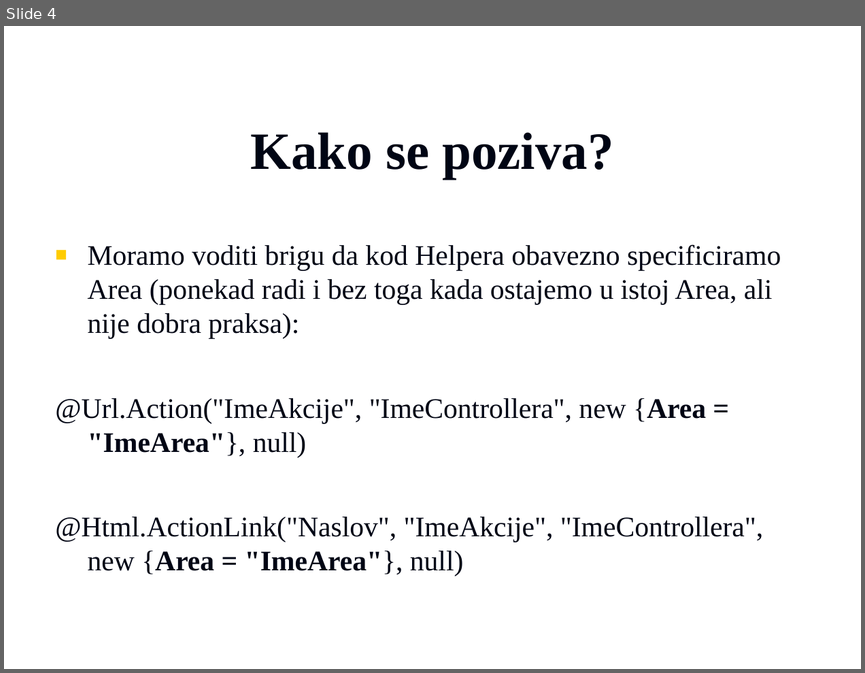
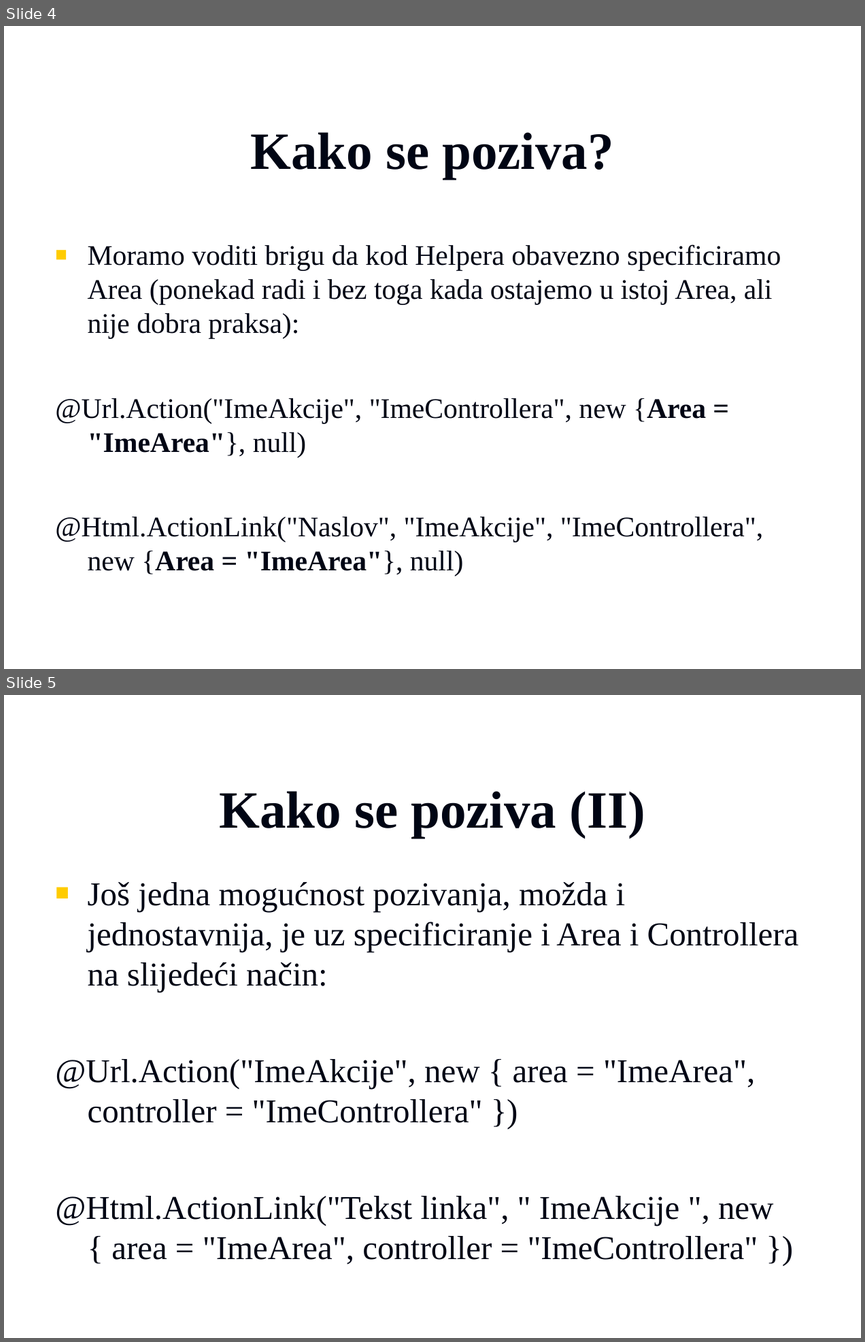
Before and after one commit to vzdesic/PZI, a slide deck: PPTs/12 MVC areas.ppt. Shown one above the other, each under a label of ours: slide 4 before the commit, slides 4 and 5 after it. The pictures are 865x673 and 865x1342 pixels, drawn with LibreOffice and Linux fonts; fonts in the diff are those of the drawing; background and template pictures are left out. Boxes give left, top, right and bottom in pixels: in the first picture for what was removed or moved away, otherwise in the second. Text is boxed around its words. In the diff, an @@ line names an element or a change of style, - is before the commit and + after.

```diff
--- a/PPTs/12 MVC areas.ppt
+++ b/PPTs/12 MVC areas.ppt
@@ slide 5 added at [4, 695, 861, 1338], background picture (left out) @@
@@ title added at [219, 791, 645, 838], 44 pt, text #000514, bold @@
+Kako se poziva (II)
@@ text added at [55, 882, 799, 1264], 28 pt, text #000514 @@
+■ Još jedna mogućnost pozivanja, možda i jednostavnija, je uz specificiranje i Area i Controllera na slijedeći način:
+@Url.Action("ImeAkcije", new { area = "ImeArea", controller = "ImeControllera" })
+@Html.ActionLink("Tekst linka", " ImeAkcije ", new { area = "ImeArea", controller = "ImeControllera" })
```
Also in this commit, not shown: 11 other files.
